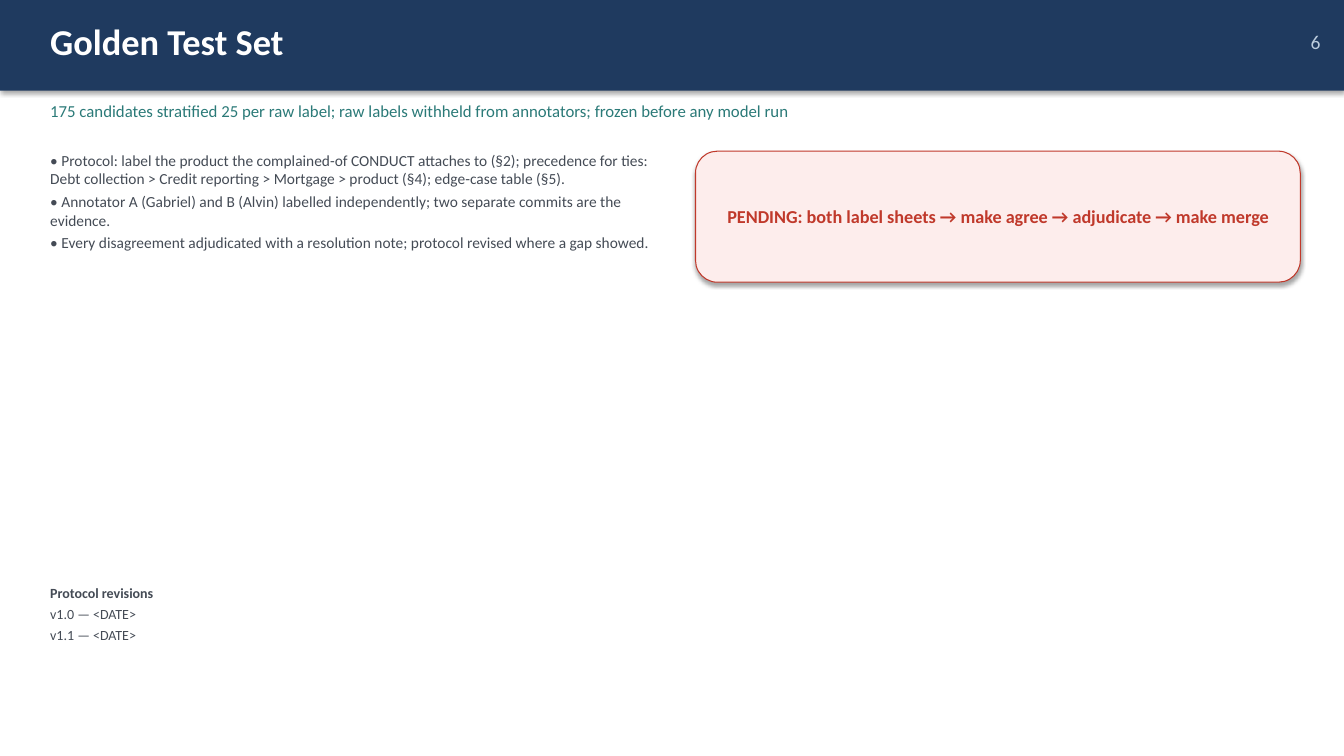
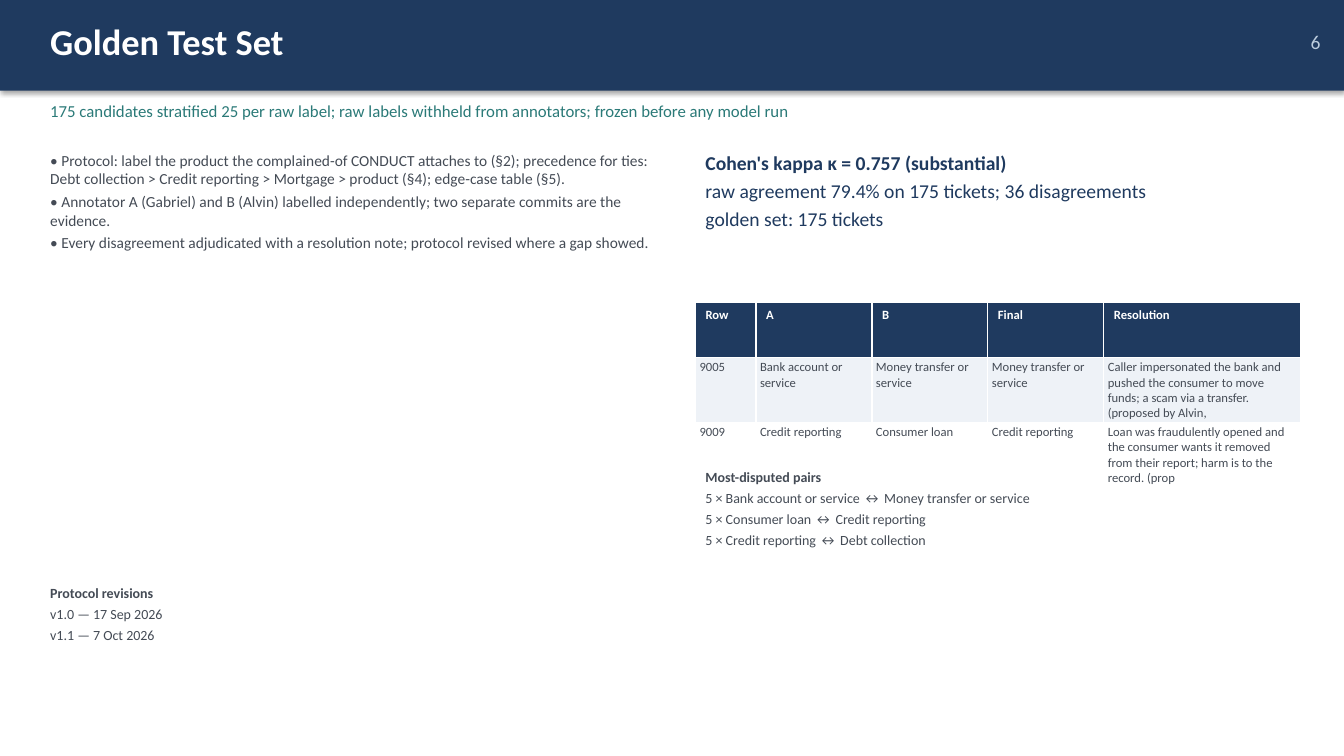
Before and after one commit to AlvinKoh1/ICT3113-Assignment2, a slide deck: slide 6 of deck/Group09.pptx. Drawn at 1344x756 pixels with LibreOffice and Linux fonts; fonts in the diff are those of the drawing. Boxes give left, top, right and bottom in pixels: in the first picture for what was removed or moved away, otherwise in the second. Text is boxed around its words. In the diff, an @@ line names an element or a change of style, - is before the commit and + after.

Commit message:
Student IDs; rebuild deck/Group09.pptx (no PENDING boxes)

```diff
--- a/deck/Group09.pptx
+++ b/deck/Group09.pptx
@@ text "Cohen's kappa κ = 0.757 ...": place and size @@
-text "Cohen's kappa κ = 0.757 ..." at [696,151,1301,282]
+text "Cohen's kappa κ = 0.757 ..." at [705,155,1146,230]
@@ text "Cohen's kappa κ = 0.757 ..." at [705,155,1146,230]: vertical alignment middle to top; fill #FDEDEC to none; outline #C0392B 0.75 pt to none; shadow off @@
@@ text at [705,155,1146,230]: text changed; size 13 to 14 pt; text colour #C0392B to #1F3A5F; bold off @@
-PENDING: both label sheets → make agree → adjudicate → make merge
+Cohen's kappa κ = 0.757 (substantial)
+raw agreement 79.4% on 175 tickets; 36 disagreements
+golden set: 175 tickets
@@ table added at [696,302,1301,488], 3 rows, 5 columns @@
+Row | A | B | Final | Resolution
+9005 | Bank account or service | Money transfer or service | Money transfer or service | Caller impersonated the bank and pushed the consumer to move funds; a scam via a transfer. (proposed by Alvin,
+9009 | Credit reporting | Consumer loan | Credit reporting | Loan was fraudulently opened and the consumer wants it removed from their report; harm is to the record. (prop
@@ text added at [705,472,1030,548], 10 pt, text #444B55 @@
+Most-disputed pairs
+5 × Bank account or service ↔ Money transfer or service
+5 × Consumer loan ↔ Credit reporting
+5 × Credit reporting ↔ Debt collection
@@ text at [50,609,162,640]: text changed @@
-v1.0 — <DATE>
-v1.1 — <DATE>
+v1.0 — 17 Sep 2026
+v1.1 — 7 Oct 2026
```
Also in this commit, not shown: 4 other slides changed, 4 slides added, 4 slides removed, 1 other file.
